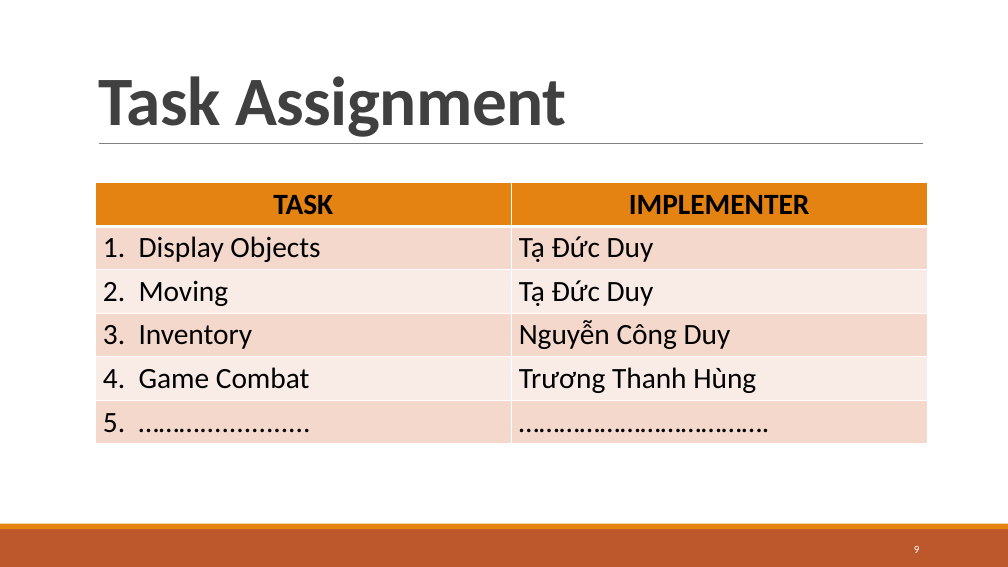
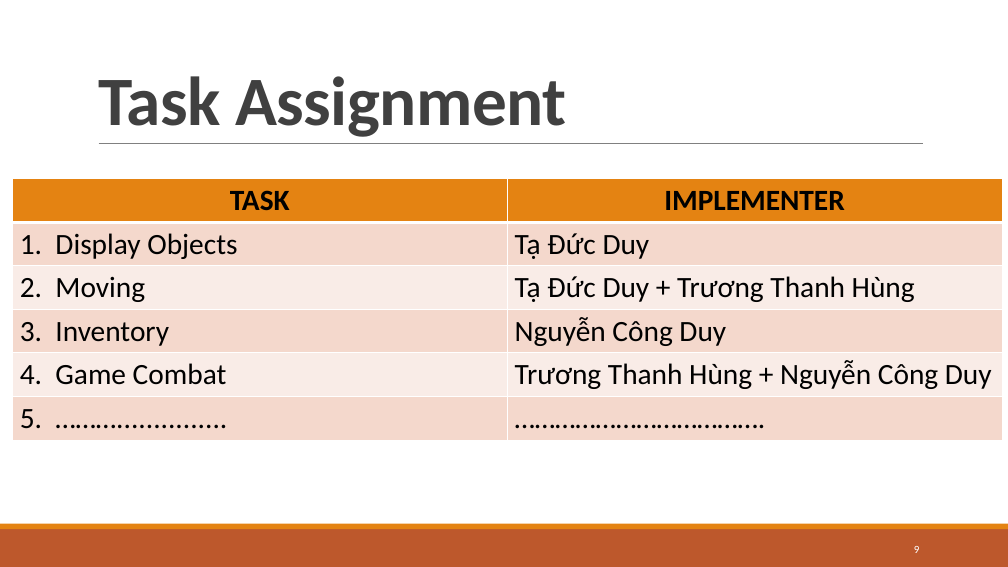
Before and after one commit to taducduy123/RPG_game, a slide deck: slide 9 of RPG.pptx. Drawn at 1008x567 pixels with LibreOffice and Linux fonts; fonts in the diff are those of the drawing. Boxes give left, top, right and bottom in pixels: in the first picture for what was removed or moved away, otherwise in the second. Text is boxed around its words. In the diff, an @@ line names an element or a change of style, - is before the commit and + after.

```diff
--- a/RPG.pptx
+++ b/RPG.pptx
@@ table at box(12, 179, 1003, 436) @@
-row 3, column 2: Tạ Đức Duy
+row 3, column 2: Tạ Đức Duy + Trương Thanh Hùng
-row 5, column 2: Trương Thanh Hùng
+row 5, column 2: Trương Thanh Hùng + Nguyễn Công Duy
@@ table: place and size @@
-table at box(95, 183, 927, 440)
+table at box(12, 179, 1003, 436)
```
